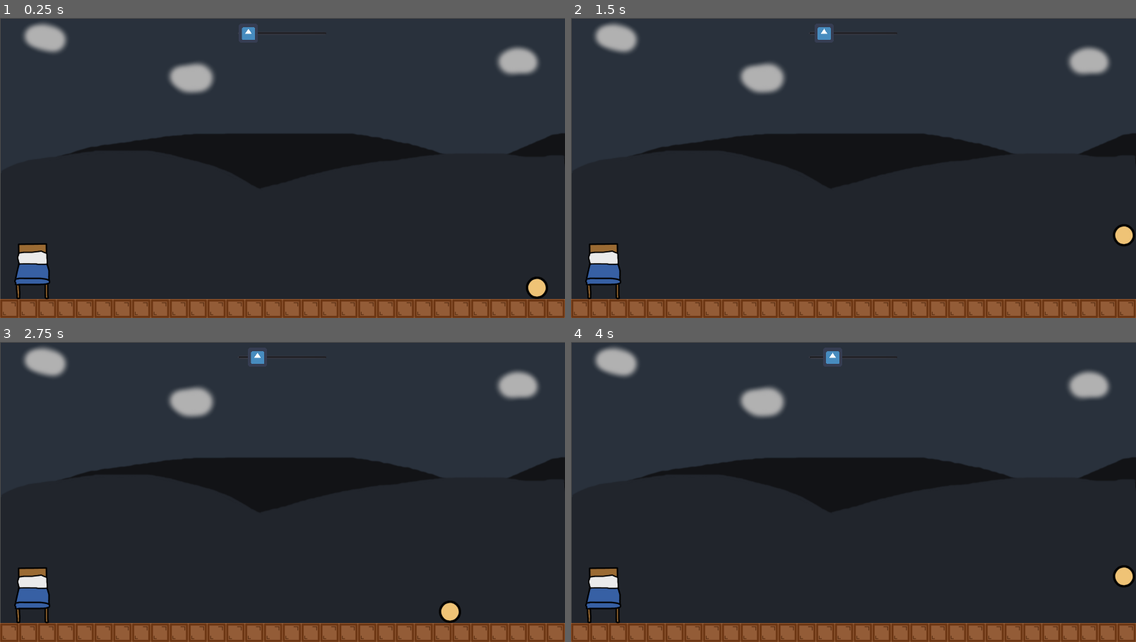
Above: before the commit, frames 1-4 (two rows, left to right).
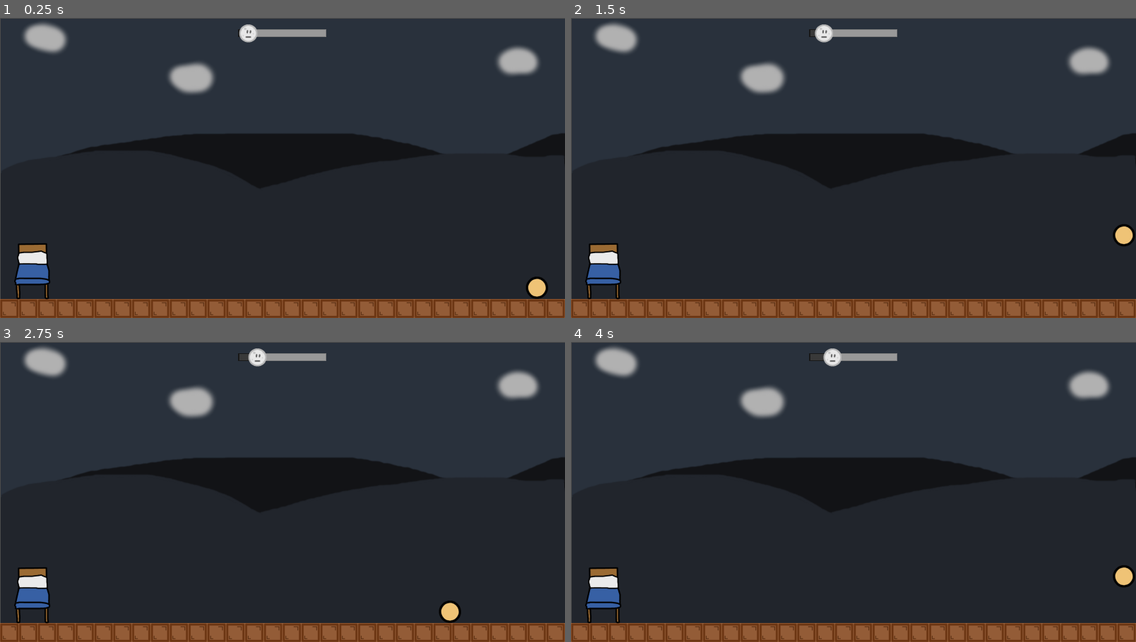
Above: after the commit, the same moments.

Repository: moisesjbc/a-la-cama
Game: Godot game, scene res://gameplay/main/main.tscn
Same seed, same stepped clock (60 frames per second), same inputs: the game is played once before the commit and once after it. The engine's default icon, where the game draws it, is replaced by a stand-in: a white triangle on a blue panel in a dark square.
Inputs:
- Up to frame 1 (0.25 s): no input
- Up to frame 2 (1.5 s): tap Enter at 0.5 s; hold D (ui_right) from 0.53 s (still down); tap Space at 0.77 s
- Up to frame 3 (2.75 s): tap Space at 1.52 s; release D (ui_right) at 2.03 s; hold A (ui_left) from 2.03 s (still down)
- Up to frame 4 (4 s): release A (ui_left) at 2.78 s; hold D (ui_right) from 2.78 s (still down); tap Space at 3.02, 3.77 s

The runs differ from the first frame. In frame 1, 0.5% of the frame differs, in the area x 42-58%, y 2-9%; in frame 2, 0.5%; in frame 3, 0.4%; in frame 4, 0.4%.

Commit message:
Added styles for timer

Diff:
--- a/godot-project/gameplay/gui/timer/timer.tscn
+++ b/godot-project/gameplay/gui/timer/timer.tscn
@@ -1,22 +1,47 @@
-[gd_scene load_steps=3 format=2]
+[gd_scene load_steps=5 format=2]
 
-[ext_resource path="res://icon.png" type="Texture" id=1]
+[ext_resource path="res://gameplay/gui/timer/timer_moon.png" type="Texture" id=1]
 [ext_resource path="res://gameplay/gui/timer/timer.gd" type="Script" id=2]
+
+[sub_resource type="StyleBoxFlat" id=1]
+border_width_left = 3
+border_width_top = 3
+border_width_right = 3
+border_width_bottom = 3
+border_color = Color( 0.498039, 0.498039, 0.498039, 1 )
+expand_margin_top = 10.0
+expand_margin_bottom = 10.0
+
+[sub_resource type="StyleBoxFlat" id=3]
+bg_color = Color( 0.223529, 0.223529, 0.223529, 1 )
+border_width_left = 3
+border_width_top = 3
+border_width_right = 3
+border_width_bottom = 3
+border_color = Color( 0.0941176, 0.0941176, 0.0941176, 1 )
+expand_margin_top = 10.0
+expand_margin_bottom = 10.0
 
 [node name="time_counter" type="MarginContainer"]
 anchor_right = 1.0
-margin_bottom = 20.0
+margin_bottom = 85.0
 custom_constants/margin_top = 20
 script = ExtResource( 2 )
 
 [node name="center_container" type="CenterContainer" parent="."]
 margin_top = 20.0
 margin_right = 1920.0
-margin_bottom = 84.0
+margin_bottom = 85.0
 
 [node name="slider" type="HSlider" parent="center_container"]
 margin_left = 810.0
+margin_top = 17.0
 margin_right = 1110.0
-margin_bottom = 64.0
-rect_min_size = Vector2( 300, 0 )
-custom_icons/grabber = ExtResource( 1 )
+margin_bottom = 47.0
+rect_min_size = Vector2( 300, 30 )
+custom_icons/grabber_disabled = ExtResource( 1 )
+custom_styles/slider = SubResource( 1 )
+custom_styles/grabber_area = SubResource( 3 )
+value = 50.0
+editable = false
+scrollable = false
Binary file added: godot-project/gameplay/gui/timer/timer_moon.png
Not shown, added: godot-project/gameplay/gui/timer/timer_moon.png.import
Not shown, added: design/timer_moon.xcf
